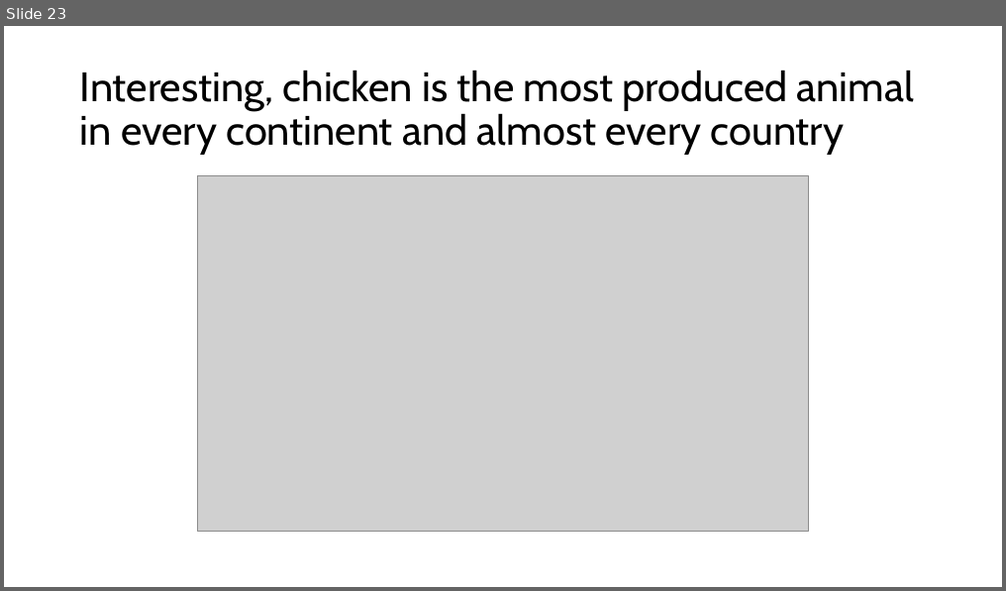
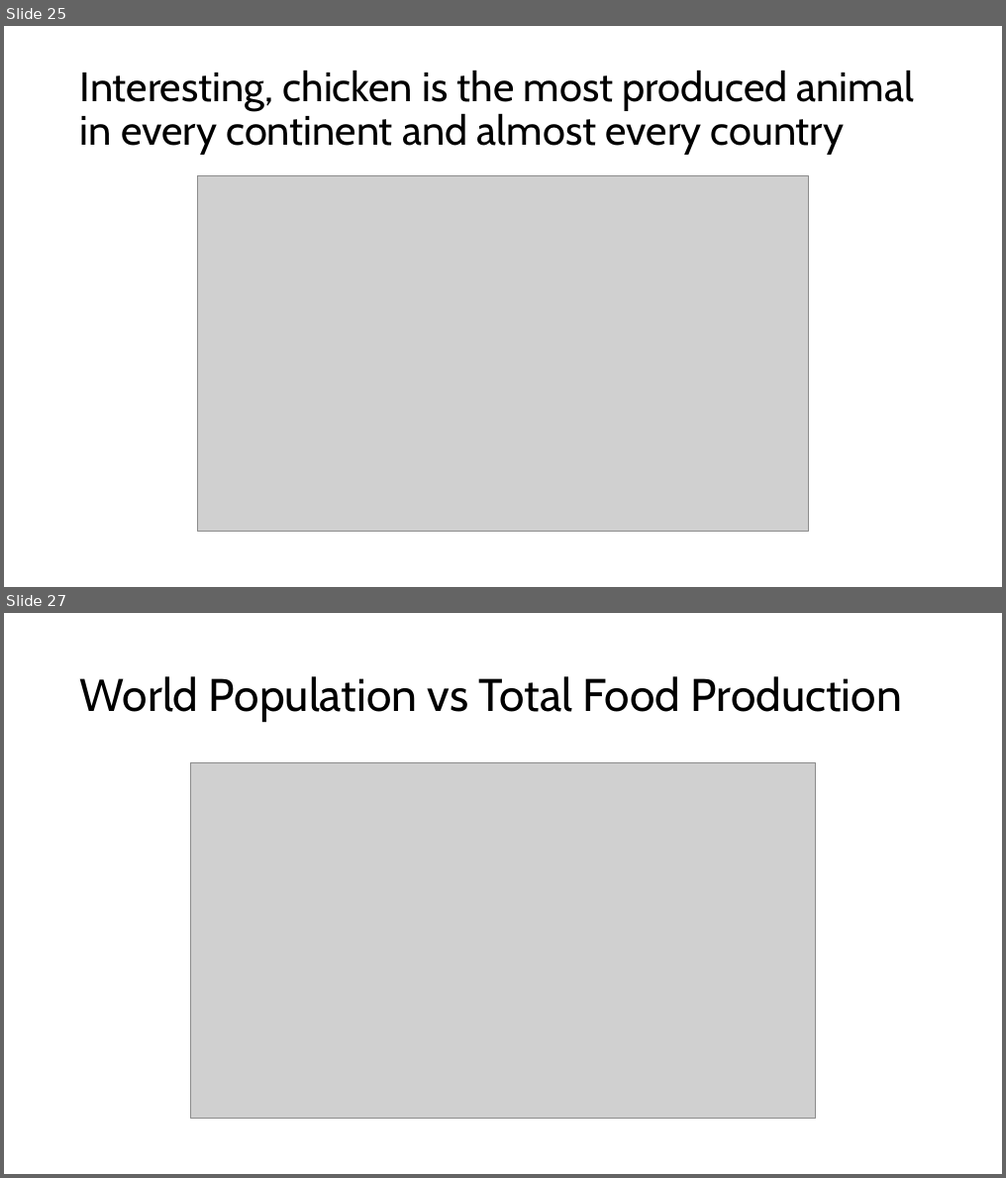
Before and after one commit to Corey-Holton/Project1, a slide deck: Corey/Group Project.pptx. Shown one above the other, each under a label of ours: slide 23 before the commit, slides 25 and 27 after it; the slides between them are not shown. The pictures are 1006x591 and 1006x1178 pixels, drawn with LibreOffice and Linux fonts; fonts in the diff are those of the drawing; grey boxes stand for pictures. Boxes give left, top, right and bottom in pixels: in the first picture for what was removed or moved away, otherwise in the second. Text is boxed around its words. In the diff, an @@ line names an element or a change of style, - is before the commit and + after.

```diff
--- a/Corey/Group Project.pptx
+++ b/Corey/Group Project.pptx
@@ slide 27 added at [4, 613, 1002, 1174], background #FFFFFF @@
@@ title added at [80, 676, 902, 722], 44 pt, text #000000 @@
+World Population vs Total Food Production
@@ picture added at [190, 762, 816, 1119] @@
@@ what was slide 23 is now slide 25 @@
```
Also in this commit, not shown: 2 slides changed, 2 other slides added, 1 slide removed, 1 other file.
